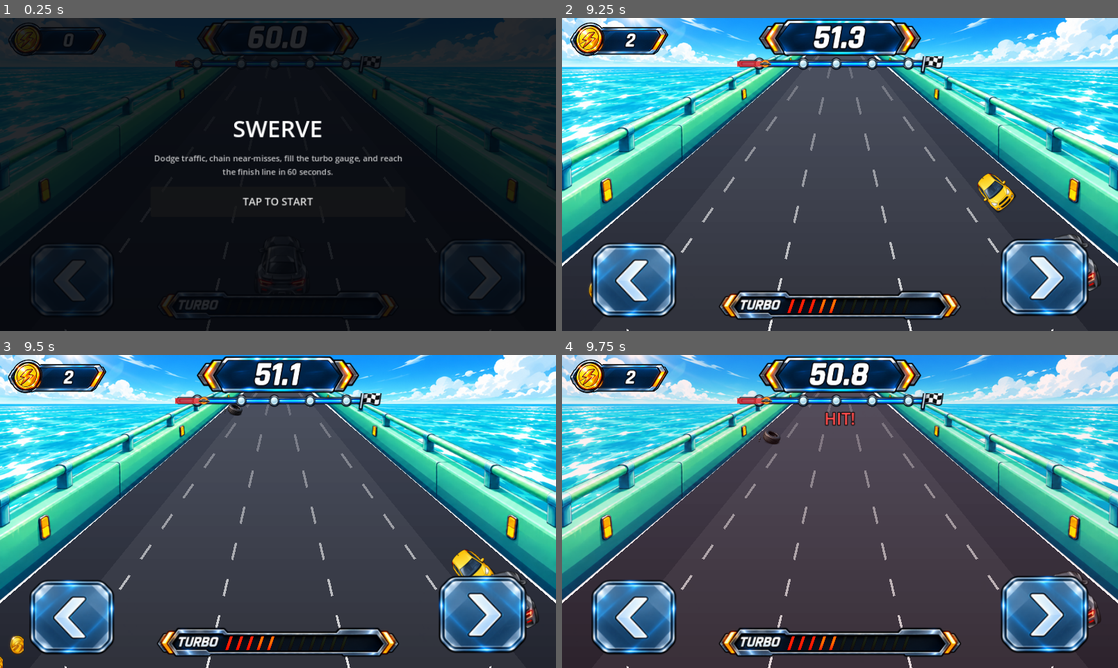
Above: before the commit, frames 1-4 (two rows, left to right).
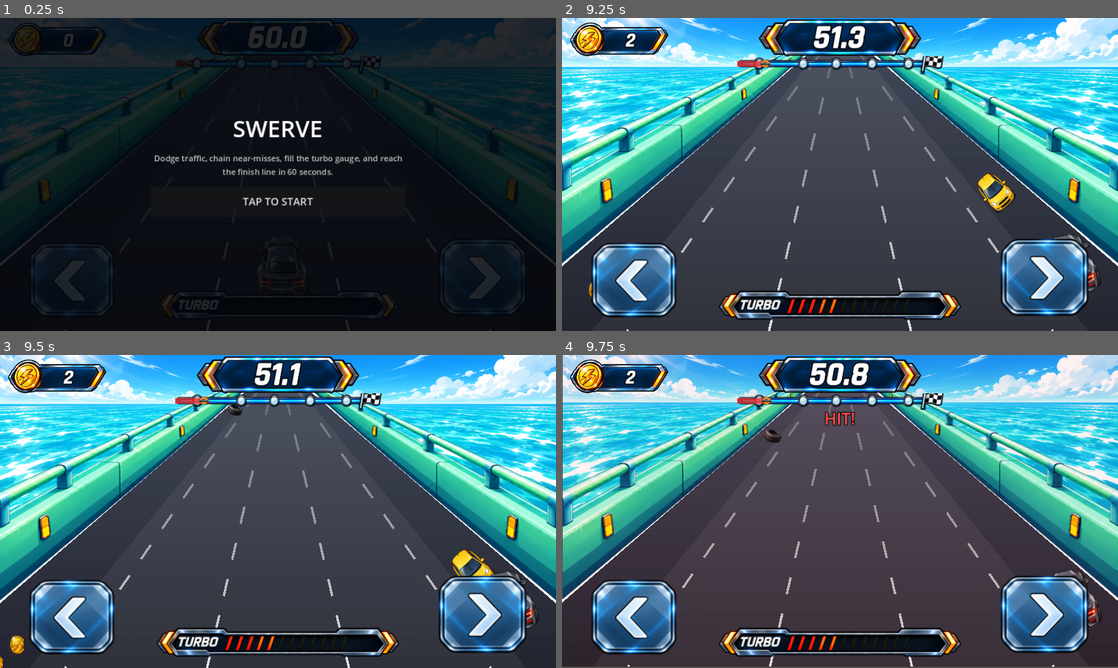
Above: after the commit, the same moments.

Repository: kjs8806/swerve
Game: Godot game, scene res://scenes/Main.tscn
Two runs of this game, one before a commit and one after it. Both use one fixed random seed, a clock stepped at 60 frames per second and the inputs below.
Inputs (mouse positions are in pixels of both pictures, inside the frame that each line leads up to):
- Up to frame 1 (0.25 s): no input
- Up to frame 2 (9.25 s): click "TAP TO START" at 0.5 s; click (634, 277) at 1.25 s; click (1045, 277) at 2 s; tap Enter at 2.75, 2.85, 3.8, 4.35, 5.1, 6.6, 7.35, 8.3, 8.85 s; hold Right 2.78-3.53 s; tap Space at 3.02, 3.05, 3.32, 3.6, 3.77, 4.07, 4.55, 5.27, 5.57, 5.85, 6.02, 6.32, 6.77, 7.07, 7.55, 8.1, 8.27, 8.57, 9.02, 9.05 s; hold Left 3.53-4.28 s; hold Right 4.28-5.78 s; hold Left 5.78-8.03 s; hold Right from 8.03 s (still down)
- Up to frame 3 (9.5 s): keep holding Right; tap Space at 9.32 s
- Up to frame 4 (9.75 s): keep holding Right; tap Enter at 9.6 s

Frames 1-3 are identical in both runs. In frame 4, 16% of the frame differs, in the area x 0-100%, y 0-100%.

Commit message:
Add impact/turbo screen feedback: shake, activation ring, speed lines
Race.gd had the core loop, perspective math, and HUD, but collisions
produced only a red flash and turbo activation had no distinct moment
beyond the gauge/flame-trail state flip - a real gap against
DESIGN.md's own description of "radiating speed-line streaks" and
against the near-miss/impact feedback the game is meant to sell. No
approved turbo-effects artwork exists in assets/ yet, so these are
procedural supplements (not replacements) pending a real art pass:

- Brief camera shake on collision, offsetting only the Node2D that
  owns _draw() - the HUD lives on a separate CanvasLayer so touch
  buttons and readability are unaffected, and gameplay math reads the
  viewport directly rather than this node's transform.
- An expanding, fading energy-ring burst centered on the player at the
  instant turbo activates.
- Speed-line streaks during sustained turbo, anchored to each row's
  own road edge and drawn outward from there so they can never land
  inside a lane or over traffic/obstacles.
- Split the single flame-trail triangle into twin exhaust flames.

Verified headlessly (Godot 4.3, Xvfb + opengl3): a scripted SceneTree
harness drove the real game loop through a forced collision (asserted
shake_t/hit_flash trigger and decay back to zero), a forced turbo
activation (asserted turbo_ring_t triggers), and 150 frames of
sustained turbo exercising the new draw paths - zero engine/script
errors. Not yet verified on a physical Android device.

Co-Authored-By: Claude Sonnet 5 <noreply@anthropic.com>
Claude-Session: https://claude.ai/code/session_01QqagUjceaYyhY4xqvSyKnT

Diff:
--- a/godot/scripts/Race.gd
+++ b/godot/scripts/Race.gd
@@ -34,6 +34,15 @@
 const FINISH_REVEAL_RANGE := ROAD_LENGTH * 2.5
 
 const LANE_CHANGE_TIME := 0.14
+
+# Impact/turbo feedback - kept brief and geometrically confined (see
+# _draw_speed_lines/_draw_turbo_ring) so they read clearly without ever
+# covering a lane or disabling input.
+const SHAKE_DURATION := 0.22
+const SHAKE_MAGNITUDE := 9.0
+const TURBO_RING_DURATION := 0.5
+const SPEED_LINE_COUNT := 10
+const SPEED_LINE_BAND := 0.42
 
 const TEX_BACKGROUND := preload("res://assets/environment/ocean-sky.png")
 const TEX_GUARDRAILS := preload("res://assets/environment/guardrails.png")
@@ -73,6 +82,8 @@
 var boost_t: float = 0.0
 var hit_flash: float = 0.0
 var win_flash: float = 0.0
+var shake_t: float = 0.0
+var turbo_ring_t: float = 0.0
 var obstacles: Array = []
 var coins_list: Array = []
 var obstacle_timer: float = 0.0
@@ -203,6 +214,9 @@
 	boost_t = 0.0
 	hit_flash = 0.0
 	win_flash = 0.0
+	shake_t = 0.0
+	turbo_ring_t = 0.0
+	position = Vector2.ZERO
 	obstacles.clear()
 	coins_list.clear()
 	obstacle_timer = 0.6
@@ -364,6 +378,7 @@
 				boost_t = 0.0
 				combo = 0
 				hit_flash = 0.25
+				shake_t = SHAKE_DURATION
 				popup_combo("HIT!", Color(1.0, 0.3, 0.3))
 		elif o["p"] >= PASS_AT:
 			o["resolved"] = true
@@ -388,6 +403,7 @@
 				if turbo_gauge >= TURBO_GAUGE_MAX:
 					is_turbo = true
 					invincible = true
+					turbo_ring_t = TURBO_RING_DURATION
 					popup_combo("TURBO!", Color(1.0, 0.478, 0.102))
 
 	coins_list = coins_list.filter(func(c): return not c["collected"] and c["p"] < REMOVE_AT)
@@ -416,6 +432,20 @@
 		hit_flash = maxf(0.0, hit_flash - dt)
 	if win_flash > 0.0:
 		win_flash = maxf(0.0, win_flash - dt)
+	if shake_t > 0.0:
+		shake_t = maxf(0.0, shake_t - dt)
+	if turbo_ring_t > 0.0:
+		turbo_ring_t = maxf(0.0, turbo_ring_t - dt)
+
+	# Camera shake only ever offsets this Node2D, never the HUD (a separate
+	# CanvasLayer, immune to its parent's 2D transform) - so it can never
+	# desync touch-button hit testing or the gameplay math, which reads the
+	# viewport size directly rather than this node's transform.
+	if shake_t > 0.0:
+		var shake_frac: float = shake_t / SHAKE_DURATION
+		position = Vector2(randf_range(-1.0, 1.0), randf_range(-1.0, 1.0)) * SHAKE_MAGNITUDE * shake_frac
+	elif position != Vector2.ZERO:
+		position = Vector2.ZERO
 
 	if combo_popup_timer > 0.0:
 		combo_popup_timer -= dt
@@ -493,6 +523,9 @@
 func _draw() -> void:
 	_draw_road()
 
+	if is_turbo:
+		_draw_speed_lines(elapsed_t)
+
 	# Everything on the road - coins, traffic, the finish tape, and the
 	# player - is drawn in a single depth-sorted pass so a just-passed
 	# obstacle (p > 1, "closer to camera" than the player) renders in
@@ -524,6 +557,9 @@
 	draw_items.sort_custom(func(a, b): return a["p"] < b["p"])
 	for item in draw_items:
 		item["cb"].call()
+
+	if turbo_ring_t > 0.0:
+		_draw_turbo_ring(px, py)
 
 	var sz := get_viewport_rect().size
 	if hit_flash > 0.0:
@@ -683,17 +719,54 @@
 	draw_string(font, text_pos, "FINISH", HORIZONTAL_ALIGNMENT_CENTER, -1, font_size, Color.WHITE)
 
 
+# Twin exhaust flames either side of the player's rear, rather than one
+# center flame, so it reads as coming from the car's exhaust pipes.
+const FLAME_SPREAD := 11.0
+
 func _draw_flame_trail(pos: Vector2, scale: float, t: float) -> void:
 	var flicker: float = 0.7 + 0.3 * sin(t * 30.0)
 	var origin: Vector2 = pos + Vector2(0, 30.0 * scale)
-	var pts := PackedVector2Array([
-		origin + Vector2(-12.0 * scale, 0),
-		origin + Vector2(12.0 * scale, 0),
-		origin + Vector2(0, 36.0 * scale * flicker),
-	])
-	var colors := PackedColorArray([
-		Color(1.0, 0.949, 0.769, flicker),
-		Color(1.0, 0.949, 0.769, flicker),
-		Color(1.0, 0.376, 0.0, 0.0),
-	])
-	draw_polygon(pts, colors)
+	for side in [-1.0, 1.0]:
+		var fx: float = side * FLAME_SPREAD * scale
+		var pts := PackedVector2Array([
+			origin + Vector2(fx - 6.0 * scale, 0),
+			origin + Vector2(fx + 6.0 * scale, 0),
+			origin + Vector2(fx, 24.0 * scale * flicker),
+		])
+		var colors := PackedColorArray([
+			Color(1.0, 0.949, 0.769, flicker),
+			Color(1.0, 0.949, 0.769, flicker),
+			Color(1.0, 0.376, 0.0, 0.0),
+		])
+		draw_polygon(pts, colors)
+
+
+# Radial burst that marks the exact moment turbo activates, fading out over
+# TURBO_RING_DURATION - centered on the player so it reads as "bursting
+# outward from the car" rather than a generic screen-wide flash.
+func _draw_turbo_ring(px: float, py: float) -> void:
+	var t: float = 1.0 - turbo_ring_t / TURBO_RING_DURATION
+	var radius: float = lerp(18.0, 200.0, t)
+	var alpha: float = 1.0 - t
+	draw_arc(Vector2(px, py), radius, 0.0, TAU, 48, Color(1.0, 0.68, 0.15, alpha * 0.75), 6.0, true)
+
+
+# Streaks anchored to each row's own road edge and drawn outward from
+# there, so by construction they can never land inside a lane or over a
+# hazard/traffic sprite - they only ever occupy the guardrail/background
+# margin beyond the drivable road.
+func _draw_speed_lines(t: float) -> void:
+	var h := get_h()
+	var hy := horizon_y()
+	var cx := center_x()
+	var band_bottom: float = lerp(hy, h, SPEED_LINE_BAND)
+	for i in range(SPEED_LINE_COUNT):
+		var side: float = -1.0 if i % 2 == 0 else 1.0
+		var seed: float = float(i) * 12.9898
+		var phase: float = fmod(t * 2.6 + seed * 0.37, 1.0)
+		var y: float = lerp(hy, band_bottom, phase)
+		var reach: float = lerp(0.0, get_w() * 0.5, phase)
+		var x0: float = cx + side * (road_half_width(y) + 10.0)
+		var x1: float = x0 + side * reach * 0.5
+		var alpha: float = sin(phase * PI) * 0.55
+		draw_line(Vector2(x0, y), Vector2(x1, y), Color(1, 1, 1, alpha), 3.0)
